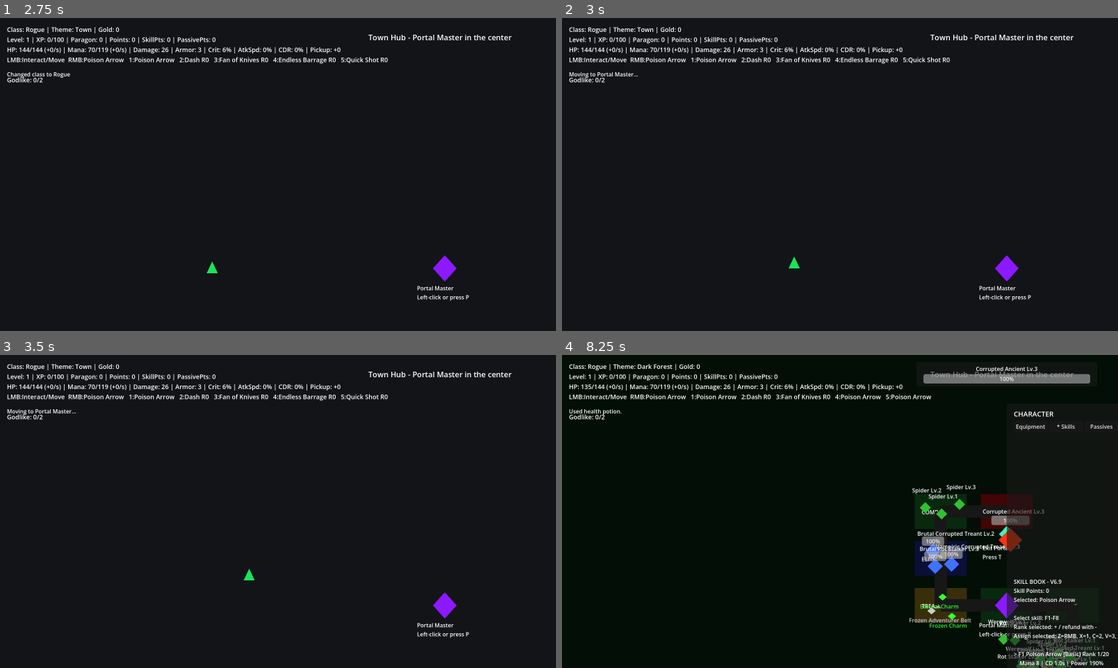
Above: before the commit, frames 1-4 (two rows, left to right).
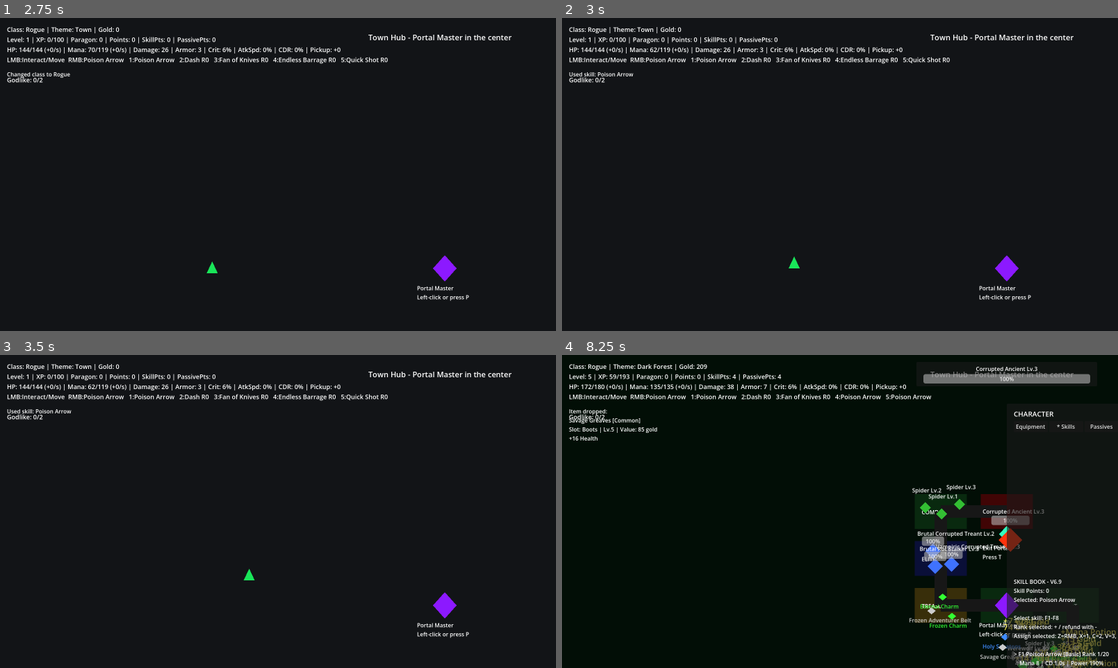
Above: after the commit, the same moments.

Repository: timjohan93-cyber/Eternal-Realms
Game: Godot game, scene res://scenes/Main.tscn
Two runs of this game, one before a commit and one after it. Both use one fixed random seed, a clock stepped at 60 frames per second and the inputs below.
Inputs (mouse positions are in pixels of both pictures, inside the frame that each line leads up to):
- Up to frame 1 (2.75 s): tap P at 0.5, 0.6, 1.25, 2 s; move the mouse to (400, 158) at 0.52 s; hold D 0.53-1.28 s; click (400, 158) at 0.67 s; move the mouse to (166, 190) at 1.27 s; hold S 1.28-2.03 s; tap T at 1.35 s; move the mouse to (333, 105) at 2.02 s; hold D from 2.03 s (still down); tap C at 2.1 s
- Up to frame 2 (3 s): tap P at 2.75 s; move the mouse to (812, 237) at 2.77 s; release D at 2.78 s; hold W from 2.78 s (still down); tap I at 2.85 s; click (812, 237) at 2.92 s
- Up to frame 3 (3.5 s): keep holding W
- Up to frame 4 (8.25 s): tap P at 3.5, 5.75 s; move the mouse to (1006, 558) at 3.52 s; release W at 3.53 s; hold A 3.53-4.25 s; tap K at 3.6 s; click "* Equipment" at 4.25 s; click "Skills" at 5 s; move the mouse to (673, 464) at 5.77 s; hold A 5.78-6.53 s; tap M at 5.85 s; move the mouse to (867, 511) at 6.52 s; hold S 6.53-7.28 s; tap B at 6.6 s; click (867, 511) at 6.67 s; move the mouse to (756, 433) at 7.27 s; hold D 7.28-8.03 s; tap N at 7.35 s; move the mouse to (962, 495) at 8.02 s; hold W from 8.03 s (still down); tap Q at 8.1 s

Frame 1 is identical in both runs. In frame 2, 0.1% of the frame differs, in the area x 1-18%, y 9-20%; in frame 3, 0.1%; in frame 4, 2.6%, in the area x 1-100%, y 2-100%.

Commit message:
Use V7.5 keybind options script

Diff:
--- a/scenes/Main.tscn
+++ b/scenes/Main.tscn
@@ -1,6 +1,6 @@
 [gd_scene load_steps=2 format=3]
 
-[ext_resource type="Script" path="res://scripts/MainV74.gd" id="1"]
+[ext_resource type="Script" path="res://scripts/MainV75.gd" id="1"]
 
 [node name="Main" type="Node2D"]
 script = ExtResource("1")
